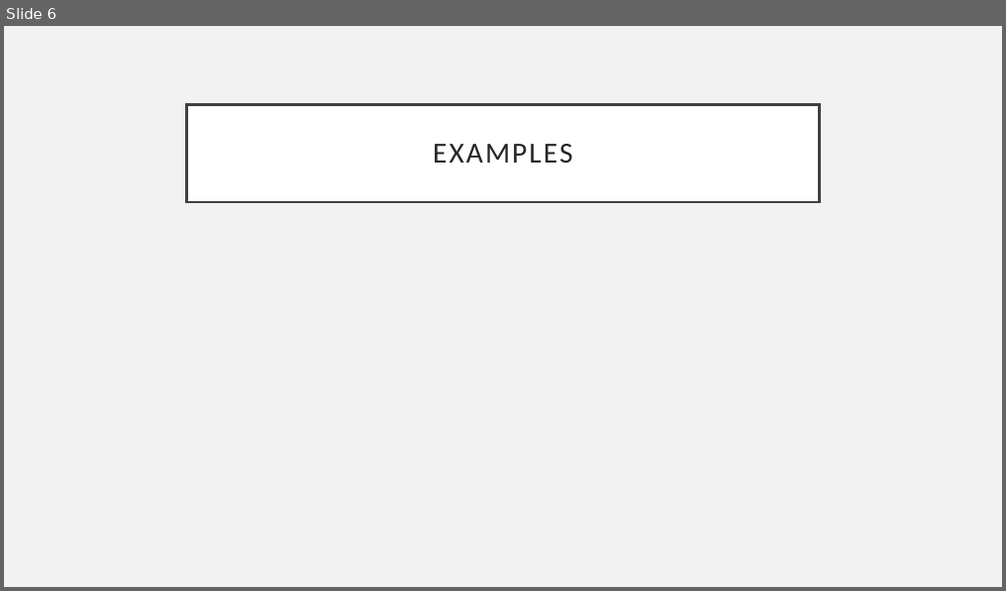
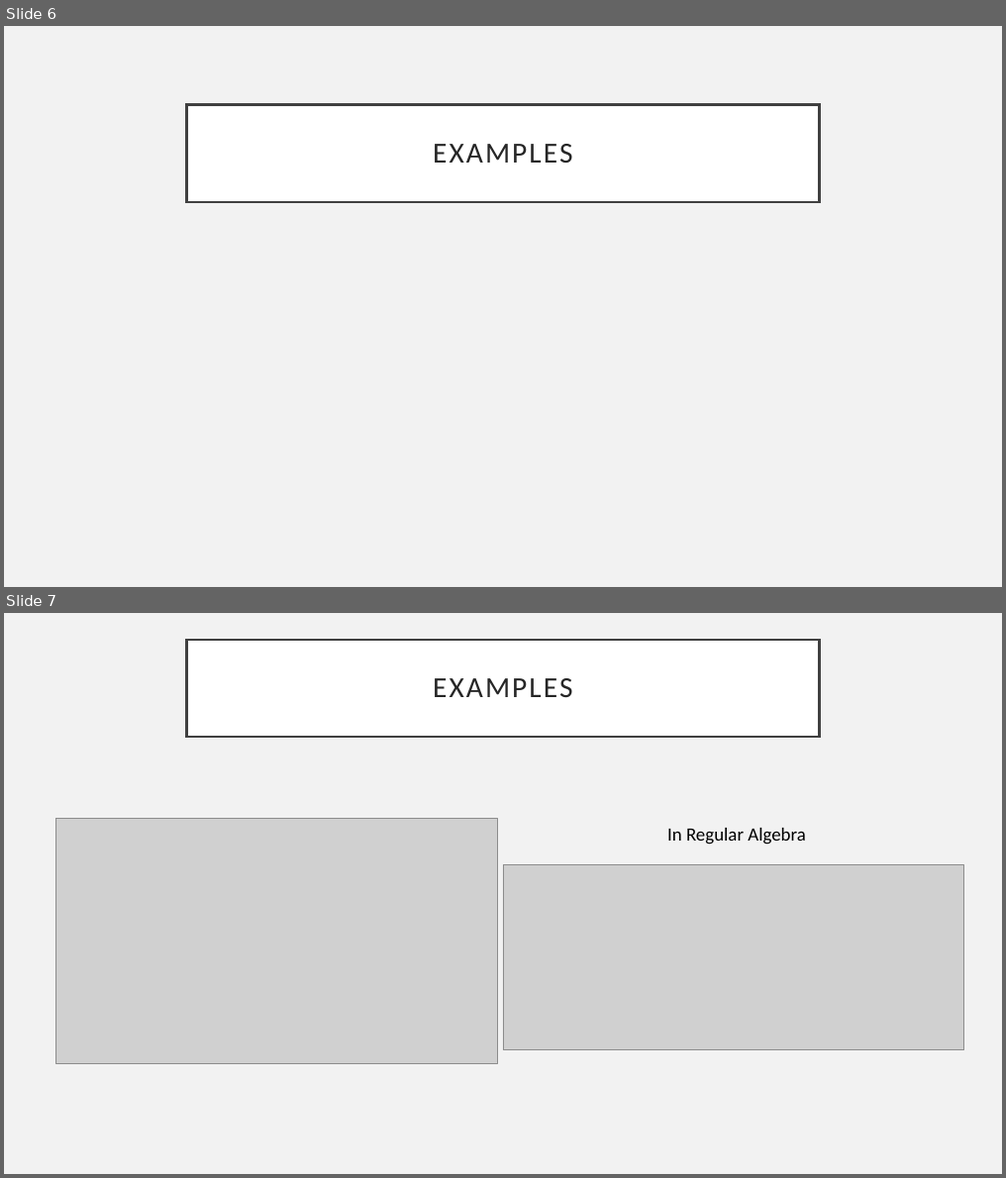
Before and after one commit to 0xJepsen/TropicalAlgebraicTCPModel, a slide deck: Papers/Novel/Sumarry of Max Plus.pptx. Shown one above the other, each under a label of ours: slide 6 before the commit, slides 6 and 7 after it. The pictures are 1006x591 and 1006x1178 pixels, drawn with LibreOffice and Linux fonts; fonts in the diff are those of the drawing; grey boxes stand for pictures. Boxes give left, top, right and bottom in pixels: in the first picture for what was removed or moved away, otherwise in the second. Text is boxed around its words. In the diff, an @@ line names an element or a change of style, - is before the commit and + after.

```diff
--- a/Papers/Novel/Sumarry of Max Plus.pptx
+++ b/Papers/Novel/Sumarry of Max Plus.pptx
@@ slide 7 added at box(4, 613, 1002, 1174), background #F2F2F2 @@
@@ title added at box(187, 639, 819, 737), fill #FFFFFF, outline #404040 2.5 pt, 28 pt, text #262626 @@
+EXAMPLES
@@ picture added at box(55, 819, 497, 1063) @@
@@ text added at box(667, 828, 806, 845), 18 pt, text #000000 @@
+In Regular Algebra
@@ picture added at box(503, 864, 964, 1051) @@
```
Also in this commit, not shown: 5 other slides added, 3 other files.
